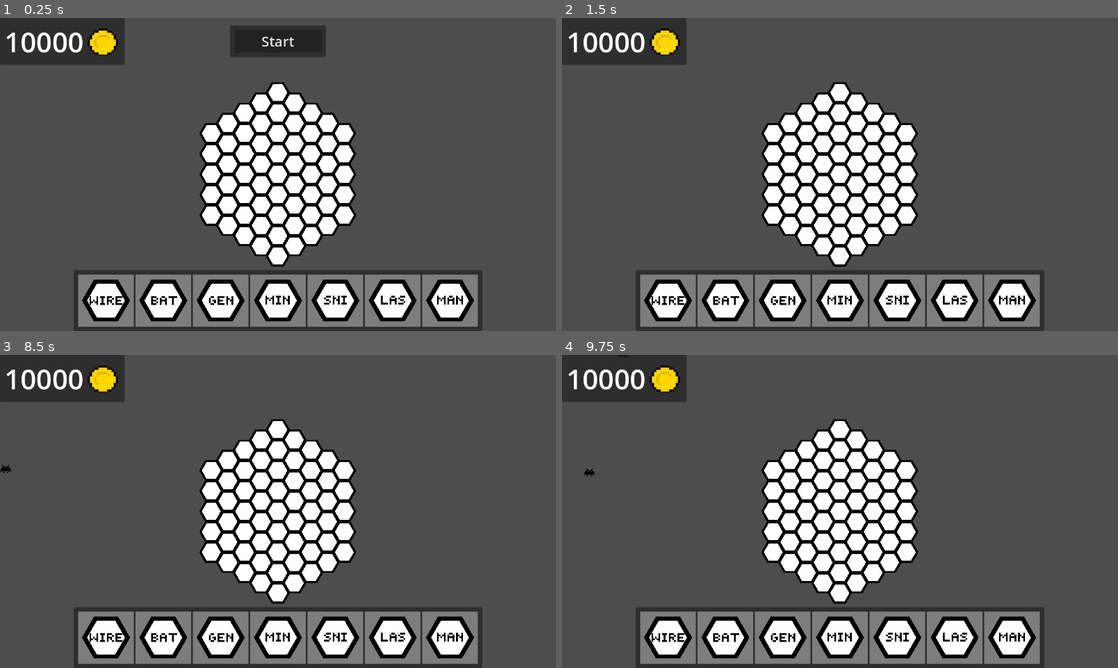
Above: before the commit, frames 1-4 (two rows, left to right).
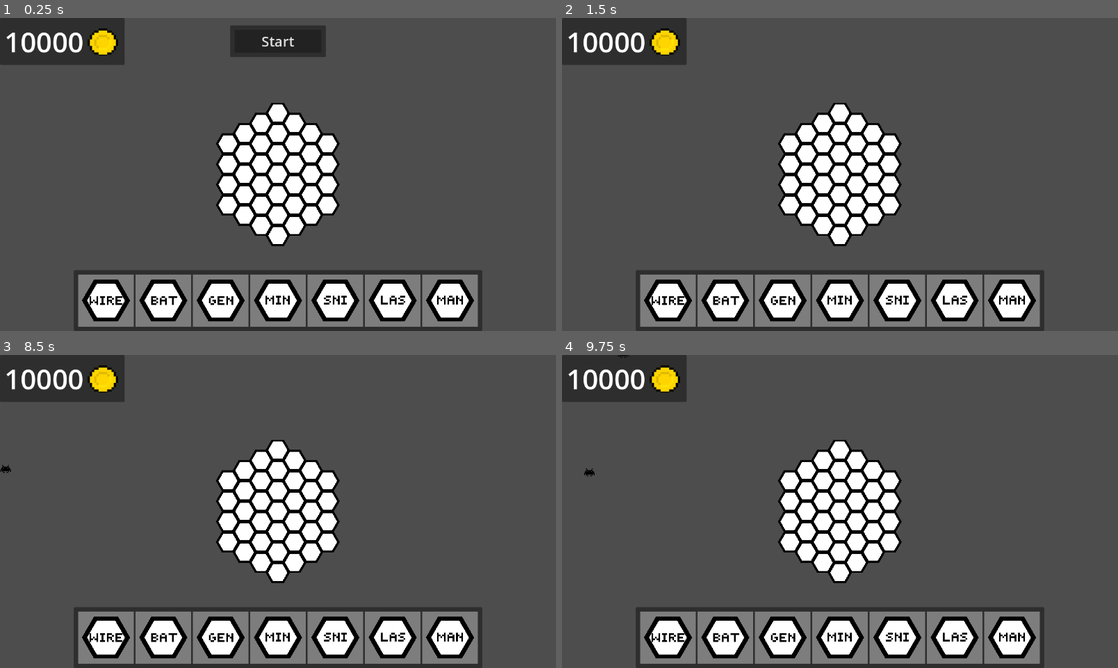
Above: after the commit, the same moments.

Repository: KieranGliver/SpacePowerDefenseGame
Game: Godot game, scene res://Scenes/GameScenes/main.tscn
Same seed, same stepped clock (60 frames per second), same inputs: the game is played once before the commit and once after it.
Inputs (mouse positions are in pixels of both pictures, inside the frame that each line leads up to):
- Up to frame 1 (0.25 s): no input
- Up to frame 2 (1.5 s): click "Start" at 0.5 s; click (667, 299) at 1.25 s
- Up to frame 3 (8.5 s): click (161, 636) at 2 s; click (222, 636) at 2.75 s; click (278, 636) at 3.5 s; click (333, 636) at 4.25 s; click (394, 636) at 5 s; click (450, 636) at 5.75 s; click (105, 636) at 6.5 s; click (161, 636) at 7.25 s; click (222, 636) at 8 s
- Up to frame 4 (9.75 s): click (840, 636) at 8.75 s; click (895, 636) at 9.5 s

The runs differ from the first frame. In frame 1, 4.7% of the frame differs, in the area x 35-65%, y 20-80%; in frame 2, 4.7%; in frame 3, 4.7%; in frame 4, 4.7%.

Commit message:
Added shields to enemies and health bar , shield bar

Diff:
--- /dev/null
+++ b/Scenes/Enemy/ProgressBarDisplay.gd
@@ -0,0 +1,15 @@
+extends Node2D
+
+@onready var timer = $DisplayTimer
+
+func _ready():
+	visible = false
+
+
+func _on_value_changed(value):
+	visible = true
+	timer.start()
+
+
+func _on_display_timer_timeout():
+	visible = false
--- a/Scenes/Enemy/enemy.tscn
+++ b/Scenes/Enemy/enemy.tscn
@@ -1,9 +1,10 @@
-[gd_scene load_steps=8 format=3 uid="uid://cj1d8rkihmwgw"]
+[gd_scene load_steps=13 format=3 uid="uid://cj1d8rkihmwgw"]
 
 [ext_resource type="Script" path="res://Scripts/Enemy/enemy.gd" id="1_6f0px"]
-[ext_resource type="Texture2D" uid="uid://dr12gfoiedugu" path="res://Sprites/prototype/space_invader.png" id="1_i5vgi"]
+[ext_resource type="Texture2D" uid="uid://dr12gfoiedugu" path="res://Sprites/prototype/space_invader_1.png" id="2_g6sav"]
 [ext_resource type="PackedScene" uid="uid://8m6xtgg55wiw" path="res://Scenes/Utility/hurt_box.tscn" id="3_h3gkj"]
 [ext_resource type="PackedScene" uid="uid://hmk0hgrodh0p" path="res://Scenes/Utility/hit_box.tscn" id="4_6dbrs"]
+[ext_resource type="Script" path="res://Scenes/Enemy/ProgressBarDisplay.gd" id="5_wskst"]
 
 [sub_resource type="RectangleShape2D" id="RectangleShape2D_m2slw"]
 size = Vector2(48, 28)
@@ -15,12 +16,24 @@
 [sub_resource type="CapsuleShape2D" id="CapsuleShape2D_ykmfc"]
 height = 40.0
 
+[sub_resource type="CanvasTexture" id="CanvasTexture_5iw80"]
+
+[sub_resource type="StyleBoxTexture" id="StyleBoxTexture_h2jfn"]
+texture = SubResource("CanvasTexture_5iw80")
+modulate_color = Color(1, 0.0901961, 0.0588235, 1)
+
+[sub_resource type="CanvasTexture" id="CanvasTexture_nht4w"]
+
+[sub_resource type="StyleBoxTexture" id="StyleBoxTexture_yfb0i"]
+texture = SubResource("CanvasTexture_nht4w")
+modulate_color = Color(0.176471, 0.698039, 0.803922, 1)
+
 [node name="Enemy" type="CharacterBody2D" groups=["enemy"]]
 script = ExtResource("1_6f0px")
 value = 5
 
 [node name="Sprite2D" type="Sprite2D" parent="."]
-texture = ExtResource("1_i5vgi")
+texture = ExtResource("2_g6sav")
 
 [node name="CollisionShape2D" type="CollisionShape2D" parent="."]
 position = Vector2(0, 2)
@@ -42,7 +55,47 @@
 rotation = 1.5708
 shape = SubResource("CapsuleShape2D_ykmfc")
 
+[node name="ShieldTimer" type="Timer" parent="."]
+wait_time = 0.05
+one_shot = true
+
+[node name="BarDisplay" type="Node2D" parent="."]
+script = ExtResource("5_wskst")
+
+[node name="HealthBar" type="ProgressBar" parent="BarDisplay"]
+anchors_preset = 7
+anchor_left = 0.5
+anchor_top = 1.0
+anchor_right = 0.5
+anchor_bottom = 1.0
+offset_left = -24.0
+offset_top = -24.0
+offset_right = 24.0
+offset_bottom = -20.0
+grow_horizontal = 2
+grow_vertical = 0
+theme_override_styles/fill = SubResource("StyleBoxTexture_h2jfn")
+value = 50.0
+show_percentage = false
+
+[node name="ShieldBar" type="ProgressBar" parent="BarDisplay"]
+offset_left = -24.0
+offset_top = -29.0
+offset_right = 24.0
+offset_bottom = -25.0
+theme_override_styles/fill = SubResource("StyleBoxTexture_yfb0i")
+value = 50.0
+show_percentage = false
+
+[node name="DisplayTimer" type="Timer" parent="BarDisplay"]
+wait_time = 2.0
+one_shot = true
+
 [connection signal="hurt" from="HurtBox" to="." method="_on_hurt_box_hurt"]
+[connection signal="timeout" from="ShieldTimer" to="." method="_on_shield_timer_timeout"]
+[connection signal="value_changed" from="BarDisplay/HealthBar" to="BarDisplay" method="_on_value_changed"]
+[connection signal="value_changed" from="BarDisplay/ShieldBar" to="BarDisplay" method="_on_value_changed"]
+[connection signal="timeout" from="BarDisplay/DisplayTimer" to="BarDisplay" method="_on_display_timer_timeout"]
 
 [editable path="HurtBox"]
 [editable path="HitBox"]
--- a/Scenes/GameScenes/main.tscn
+++ b/Scenes/GameScenes/main.tscn
@@ -43,7 +43,7 @@
 [node name="TileMap" parent="GM" instance=ExtResource("1_23a8a")]
 position = Vector2(-26, -23.5)
 scale = Vector2(0.5, 0.5)
-layer_0/tile_data = PackedInt32Array(0, 0, 0, 65535, 0, 0, - …(288 unchanged characters)… , 0, 0, -131070, 0, 0, -196607, 0, 0, -196608, 0, 0, -131073, 0, 0, -65538, 0, 0, -65539, 0, 0, -3, 0, 0, 65533, 0, 0, 131069, 0, 0, 196606, 0, 0, 196607, 0, 0, 196608, 0, 0, 196609, 0, 0, 196610, 0, 0, 4, 0, 0, -65532, 0, 0, 65540, 0, 0, 131076, 0, 0, 131075, 0, 0, 262143, 0, 0, 262144, 0, 0, 262142, 0, 0, 196605, 0, 0, 131068, 0, 0, 65532, 0, 0, -4, 0, 0, 196604, 0, 0, -65540, 0, 0, -131075, 0, 0, -131074, 0, 0, -196609, 0, 0, -262144, 0, 0, -262143, 0, 0, -196606, 0, 0, -196605, 0, 0, -131068, 0, 0)
+layer_0/tile_data = PackedInt32Array(0, 0, 0, 65535, 0, 0, - …(288 unchanged characters)… , 0, 0, -131070, 0, 0, -196607, 0, 0, -131073, 0, 0, -65538, 0, 0, -65539, 0, 0, -3, 0, 0, 65533, 0, 0, 131069, 0, 0, 196606, 0, 0, 196607, 0, 0, 196608, 0, 0, -196608, 0, 0)
 
 [node name="WaveSpawner" parent="GM" instance=ExtResource("3_jtl8h")]
 scale = Vector2(0.5, 0.5)
--- a/Scenes/UI/hex_tile_map.tscn
+++ b/Scenes/UI/hex_tile_map.tscn
@@ -36,5 +36,5 @@
 position = Vector2(-52, -47)
 tile_set = SubResource("TileSet_ctrd7")
 format = 2
-layer_0/tile_data = PackedInt32Array(0, 458752, 0, 65535, 0, 0, -1, 0, 0, -65536, 0, 0, -65535, 0, 0, 1, 0, 0, 65536, 0, 0, 65537, 0, 0, 65538, 0, 0, 2, 0, 0, -65534, 0, 0, -131071, 0, 0, -131072, 0, 0, -65537, 0, 0, 65534, 0, 0, -2, 0, 0, 131070, 0, 0, 131071, 0, 0, 131072, 0, 0, 131073, 0, 0, 131074, 0, 0, 65539, 0, 0, 3, 0, 0, -65533, 0, 0, -131069, 0, 0, -131070, 0, 0, -196607, 0, 0, -196608, 0, 0, -131073, 0, 0, -65538, 0, 0, -65539, 0, 0, -3, 0, 0, 65533, 0, 0, 131069, 0, 0, 196606, 0, 0, 196607, 0, 0, 196608, 0, 0, 196609, 0, 0, 196610, 0, 0, 4, 0, 0, -65532, 0, 0, 65540, 0, 0, 131076, 0, 0, 131075, 0, 0, 262143, 0, 0, 262144, 0, 0, 262142, 0, 0, 196605, 0, 0, 131068, 0, 0, 65532, 0, 0, -4, 0, 0, 196604, 0, 0, -65540, 0, 0, -131075, 0, 0, -131074, 0, 0, -196609, 0, 0, -262144, 0, 0, -262143, 0, 0, -196606, 0, 0, -196605, 0, 0, -131068, 0, 0)
+layer_0/tile_data = PackedInt32Array(65535, 0, 0, -1, 0, 0, -65536, 0, 0, -65535, 0, 0, 1, 0, 0, 65536, 0, 0, 65537, 0, 0, 65538, 0, 0, 2, 0, 0, -65534, 0, 0, -131071, 0, 0, -131072, 0, 0, -65537, 0, 0, 65534, 0, 0, -2, 0, 0, 131070, 0, 0, 131071, 0, 0, 131072, 0, 0, 131073, 0, 0, 65539, 0, 0, 3, 0, 0, -65533, 0, 0, -131069, 0, 0, -131070, 0, 0, -196607, 0, 0, -196608, 0, 0, -131073, 0, 0, -65538, 0, 0, -65539, 0, 0, -3, 0, 0, 65533, 0, 0, 131069, 0, 0, 196606, 0, 0, 196607, 0, 0, 196608, 0, 0, 131074, 0, 0, 0, 0, 0)
 script = ExtResource("2_7ekgt")
--- a/Scripts/Buildings/continous_auto_weapon.gd
+++ b/Scripts/Buildings/continous_auto_weapon.gd
@@ -27,6 +27,8 @@
 				rotation = (enemy.global_position-global_position).angle() + SPRITE_ROTATION_OFFSET
 				beam.points = [get_barrel_end_position(), to_local(enemy.global_position)]
 				enemy.damage(process_damage)
+			else:
+				beam.visible = false
 		else:
 			beam.visible = false
 
--- a/Scripts/Enemy/enemy.gd
+++ b/Scripts/Enemy/enemy.gd
@@ -4,17 +4,32 @@
 
 @export var SPEED : float = 40.0
 @export var hp: float = 10
+@export var max_hp : float = 10.0
+@export var shield: float = 0
+@export var max_shield : float = 0
+@export var shield_recharge_rate: float = 1
 @export var knockback_resistance : float = 4
 @export var value = 1
 var knockback : float = 0
 var knockback_dir : Vector2 = Vector2(0, 0)
+var shield_recharge: bool = true
 
 @onready var sprite = $Sprite2D
+@onready var shield_timer = $ShieldTimer
+
+@onready var health_bar = $BarDisplay/HealthBar
+@onready var shield_bar = $BarDisplay/ShieldBar
 
 var target_pos : Vector2 = Vector2.ZERO
 
 func _ready():
 	find_target()
+	update_health(0)
+	update_shield(0)
+
+func _process(delta):
+	if shield_recharge and shield <= max_shield:
+		update_shield(shield_recharge_rate*delta)
 
 func _physics_process(delta):
 	var direction = Vector2(0, 0)
@@ -41,11 +56,14 @@
 	damage(damage, knockback_mag, knockback_dir)
 
 func damage(damage: float, knockback_mag: float = 0.0, knockback_dir: Vector2 = Vector2.ZERO):
-	hp -= damage
+	shield_timer.stop()
+	shield_recharge = false
+	shield_timer.start()
+	if shield > 0:
+		update_shield(-damage)
+	else:
+		update_health(-damage)
 	set_knockback(knockback_mag, knockback_dir)
-	if hp <= 0:
-		queue_free()
-		get_tree().get_first_node_in_group("game_manager").add_currency(value)
 
 func set_knockback(magnitude: float, direction: Vector2):
 	knockback = magnitude
@@ -57,3 +75,21 @@
 		target_pos = target_node.global_position
 	else:
 		target_pos = Vector2.ZERO
+
+func update_health(value: float):
+	hp = maxf(minf(hp + value, max_hp), 0)
+	if hp <= 0:
+		queue_free()
+		get_tree().get_first_node_in_group("game_manager").add_currency(value)
+	health_bar.max_value = max_hp
+	health_bar.value = hp
+
+func update_shield(value: float):
+	if max_shield <= 0:
+		shield_bar.visible = false
+	shield = maxf(minf(shield+value, max_shield), 0)
+	shield_bar.max_value = max_shield
+	shield_bar.value = shield
+
+func _on_shield_timer_timeout():
+	shield_recharge = true
--- a/Scripts/Managers/game_manager.gd
+++ b/Scripts/Managers/game_manager.gd
@@ -72,6 +72,7 @@
 	tile_map.set_cell(Data.TILE_MAP_LAYER, building.tile_pos, Data.TILE_MAP_ATLAS_ID, Vector2.ZERO)
 	building.queue_free()
 	building_popup.queue_free()
+	power_systems = tile_map.find_connections()
 
 func _on_upgrade_button_pressed(building: Building):
 	pass
@@ -205,7 +206,7 @@
 		battery.add_charge(transfer)
 		remaining_amount -= transfer
 
-	return remaining_amount == 0.0
+	return true
 
 # Consumes charge from a power system connected to the given building
 func consume_system_charge(building: Building, amount: float):
@@ -233,7 +234,7 @@
 
 		battery.add_charge(-transfer)
 		remaining_amount -= transfer
-	return remaining_amount == 0.0
+	return true
 
 # Finds the power system associated with a given building
 func find_building_system(building:Building):
Binary file added: Sprites/prototype/Space_invader_2.png
Not shown, added: Sprites/prototype/Space_invader_2.png.import
Binary file added: Sprites/prototype/Space_invader_3.png
Not shown, changed: Sprites/prototype/Space_invader_3.png.import
Renamed: Sprites/prototype/space_invader.png -> Sprites/prototype/space_invader_1.png
Not shown, added: Sprites/prototype/space_invader_1.png.import
